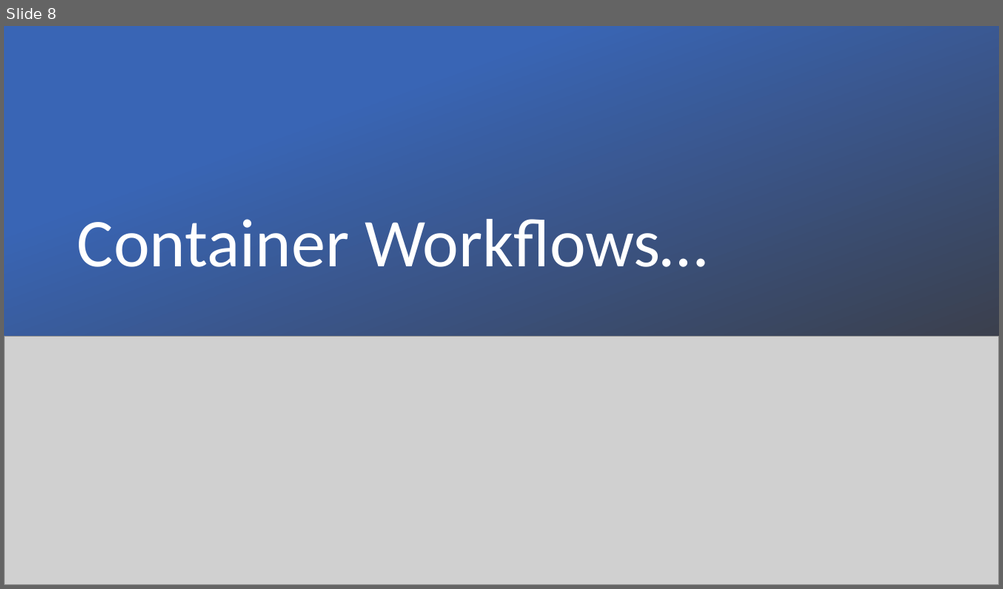
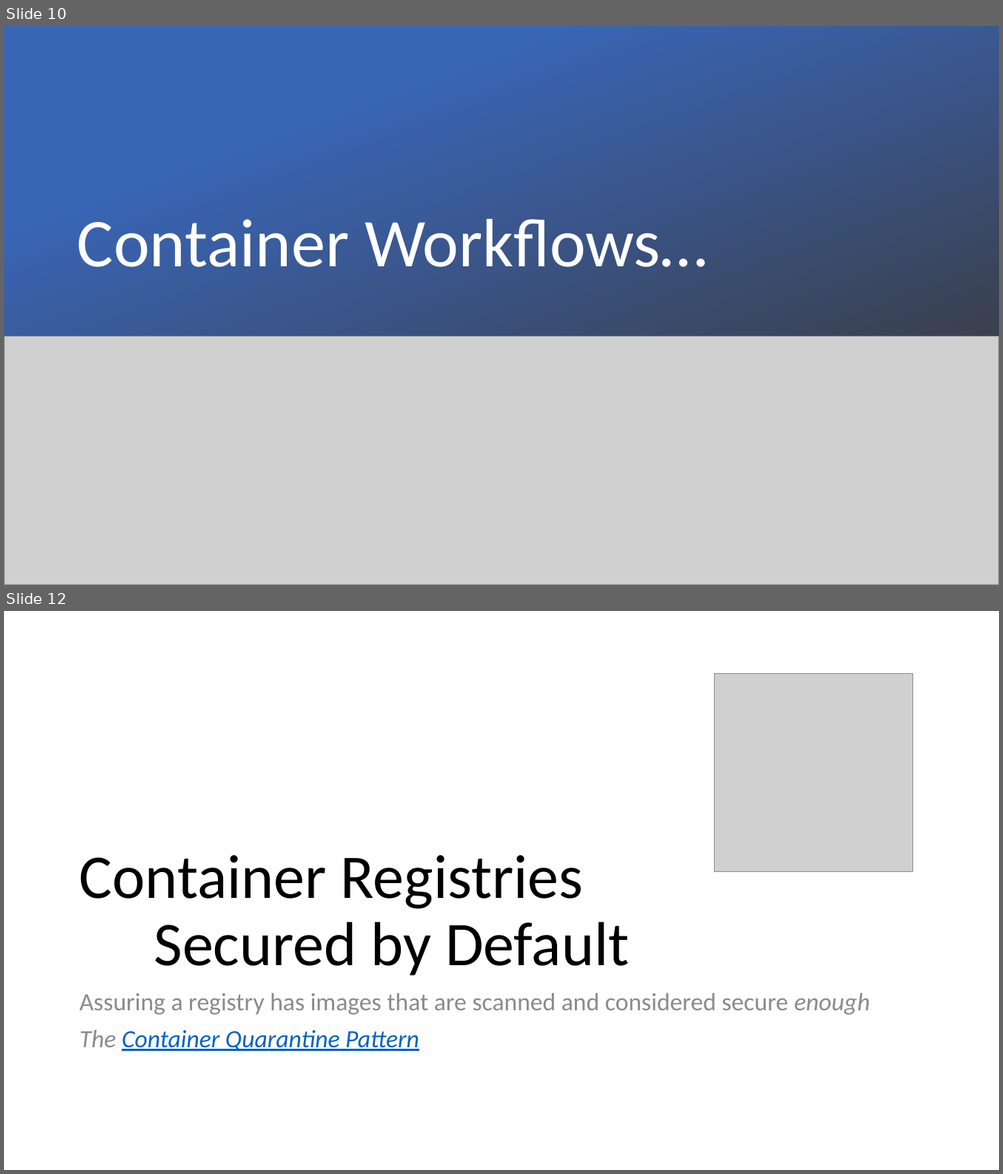
Before and after one commit to SteveLasker/Presentations, a slide deck: ACR/KubeCon-2019-Twistlock-ContainerSecurityDay-SteveLasker.pptx. Shown one above the other, each under a label of ours: slide 8 before the commit, slides 10 and 12 after it; the slides between them are not shown. The pictures are 1003x589 and 1003x1174 pixels, drawn with LibreOffice and Linux fonts; fonts in the diff are those of the drawing; grey boxes stand for pictures. Boxes give left, top, right and bottom in pixels: in the first picture for what was removed or moved away, otherwise in the second. Text is boxed around its words. In the diff, an @@ line names an element or a change of style, - is before the commit and + after.

```diff
--- a/ACR/KubeCon-2019-Twistlock-ContainerSecurityDay-SteveLasker.pptx
+++ b/ACR/KubeCon-2019-Twistlock-ContainerSecurityDay-SteveLasker.pptx
@@ slide 12 added at <box>4,611,999,1170</box>, background #FFFFFF @@
@@ picture added at <box>714,674,913,872</box> @@
@@ title added at <box>79,855,629,976</box>, 60 pt, text #000000 @@
+Container Registries
+Secured by Default
@@ text added at <box>79,993,869,1051</box>, 24 pt, text #8C8C8C @@
+Assuring a registry has images that are scanned and considered secure enough
+The Container Quarantine Pattern
@@ what was slide 8 is now slide 10 @@
```
Also in this commit, not shown: 1 slide changed, 6 other slides added.
